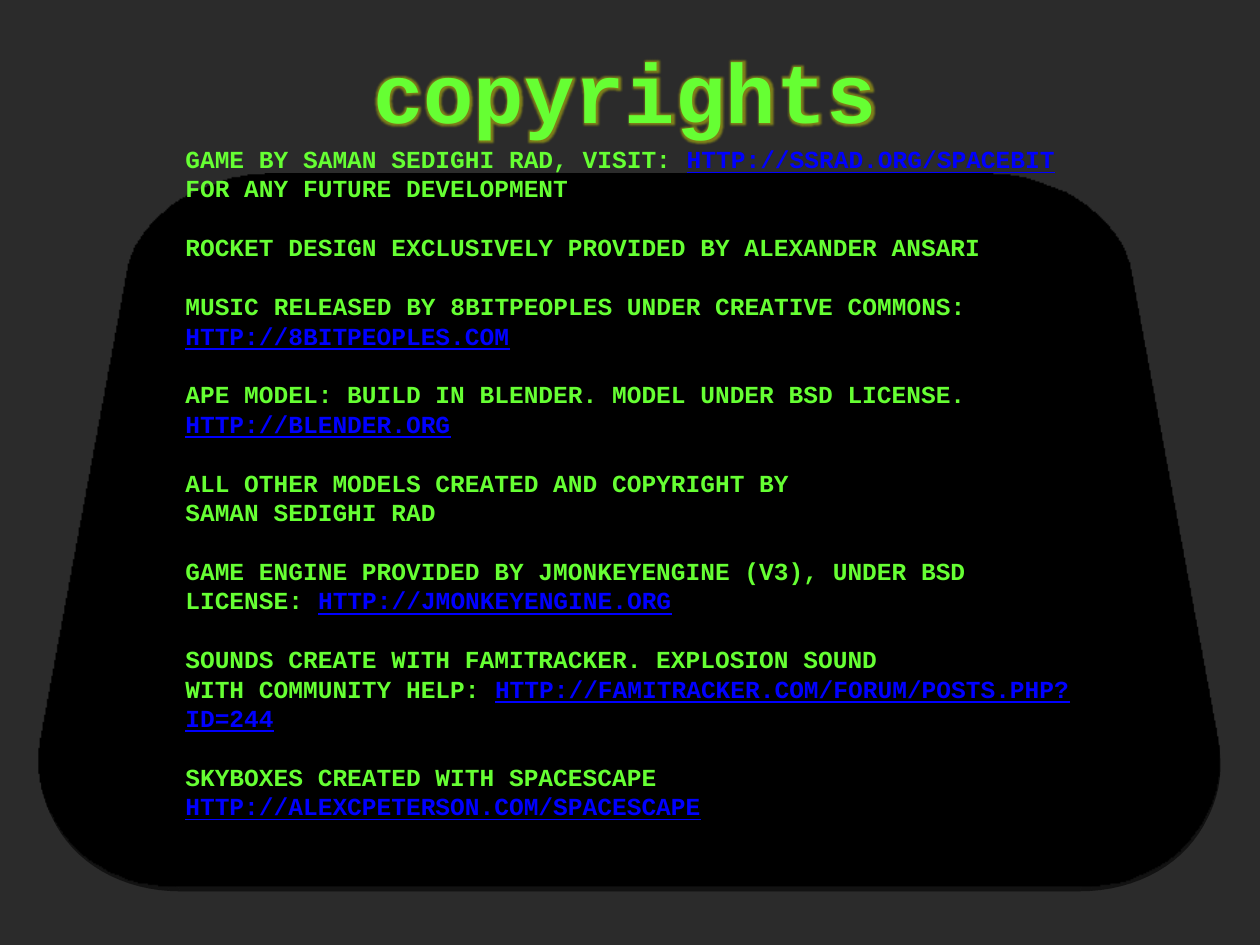
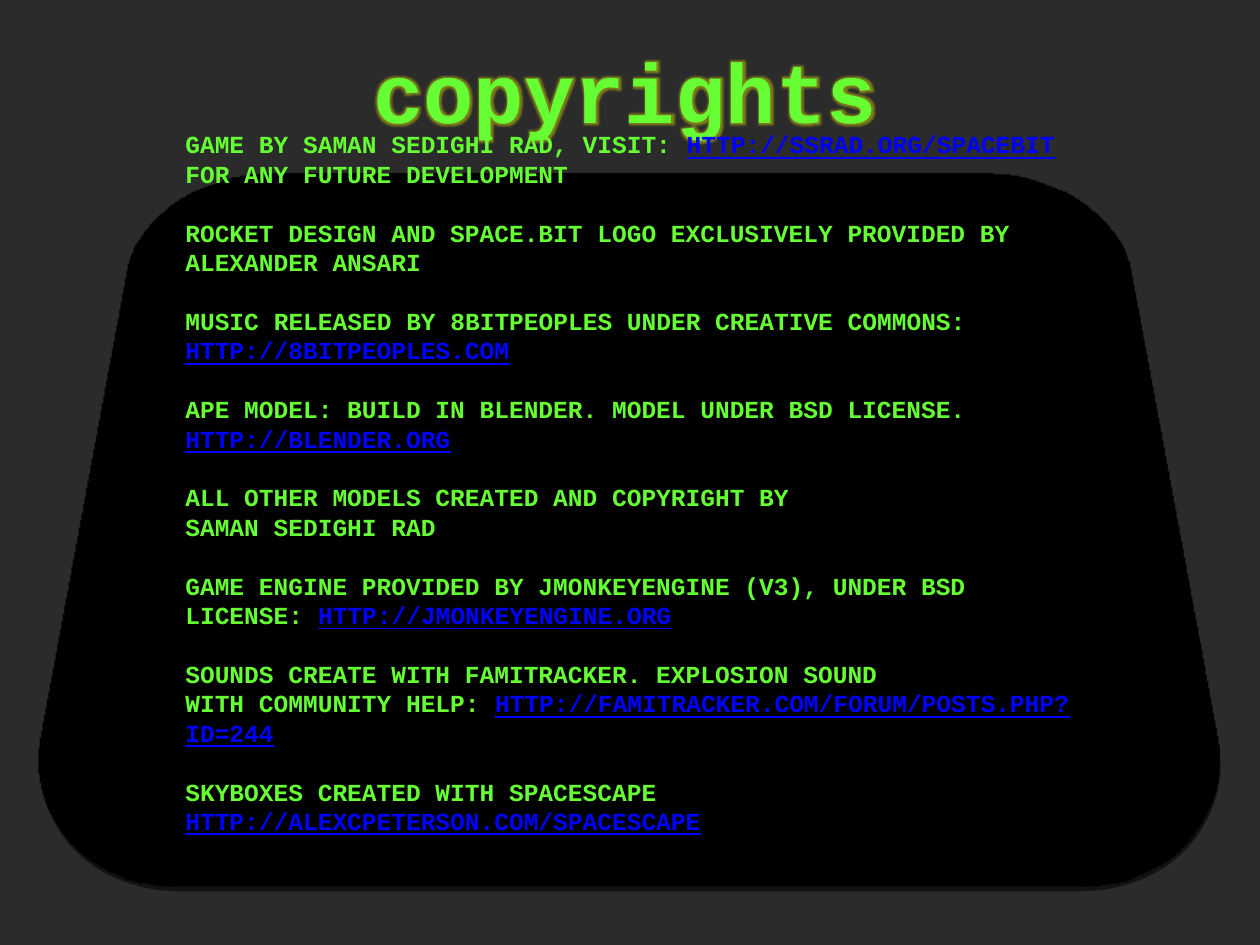
Before and after one commit to srad/SpaceBIT, a slide deck: slide 12 of handbook/SpaceBIT - Handbook.pptx. Drawn at 1260x945 pixels with LibreOffice and Linux fonts; fonts in the diff are those of the drawing; background and template pictures are left out; a plain dark background stands for a picture behind light text. Boxes give left, top, right and bottom in pixels: in the first picture for what was removed or moved away, otherwise in the second. Text is boxed around its words. In the diff, an @@ line names an element or a change of style, - is before the commit and + after.

Commit message:
* Moving design resources to the "resources" folder * Removing netbeans stuff * Adding prerendered lighting for planets and warp cores

```diff
--- a/handbook/SpaceBIT - Handbook.pptx
+++ b/handbook/SpaceBIT - Handbook.pptx
@@ text in rounded rectangle at [185, 225, 1009, 272]: text changed @@
-ROCKET DESIGN EXCLUSIVELY PROVIDED BY ALEXANDER ANSARI
+ROCKET DESIGN AND SPACE.BIT LOGO EXCLUSIVELY PROVIDED BY ALEXANDER ANSARI
```
Also in this commit, not shown: 4 other slides changed, 53 other files.
